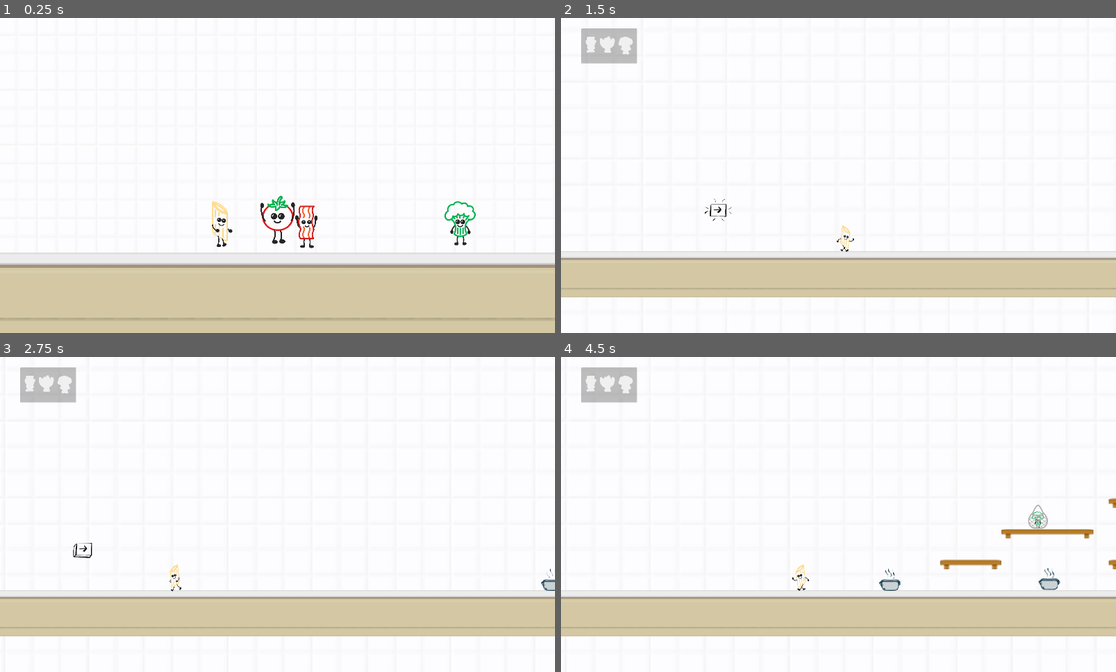
Above: before the commit, frames 1-4 (two rows, left to right).
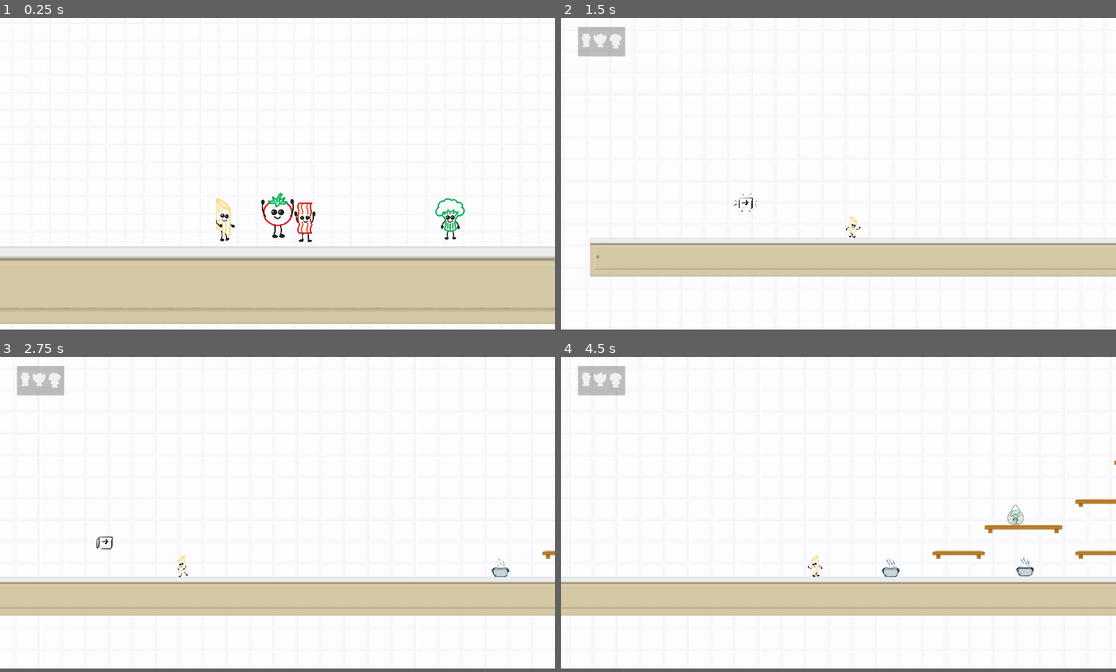
Above: after the commit, the same moments.

Repository: johannaeklundh/penneforyourlife
Game: Godot game, scene res://Assets/Scenes/IntroScene.tscn
Two runs of this game, one before a commit and one after it. Both use one fixed random seed, a clock stepped at 60 frames per second and the inputs below.
Inputs:
- Up to frame 1 (0.25 s): no input
- Up to frame 2 (1.5 s): hold Right (move_right) from 0.53 s (still down); tap E (interact) at 0.6, 1.35 s; tap Space (jump) at 0.77 s
- Up to frame 3 (2.75 s): tap Space (jump) at 1.52 s; release Right (move_right) at 2.03 s; hold Left (move_left) from 2.03 s (still down); tap E (interact) at 2.1 s
- Up to frame 4 (4.5 s): release Left (move_left) at 2.78 s; hold Right (move_right) 2.78-4.28 s; tap E (interact) at 2.85, 3.6, 4.35 s; tap Space (jump) at 3.02, 3.77 s; hold Left (move_left) from 4.28 s (still down)
In our replay, the window is 799x454 before the commit and 799x449 after it. These sizes can differ from the game's own. Grey fills any space a smaller window leaves; there, only what the larger window draws over its background counts as a difference.

The runs differ from the first frame. In frame 1, 8.5% of the frame differs, in the area x 0-100%, y 55-99%; in frame 2, 14%; in frame 3, 14%; in frame 4, 15%, in the area x 0-100%, y 2-89%.

Commit message:
friend follows after rescued and player dies

Diff:
--- a/Assets/Scenes/Areas/area_1.tscn
+++ b/Assets/Scenes/Areas/area_1.tscn
@@ -324,11 +324,12 @@
 
 [node name="Broccoli" parent="." groups=["friends"] instance=ExtResource("15_ttsc2")]
 position = Vector2(182, -74)
-friendIndex = 2
+friend_index = 2
 
 [node name="AI" type="Node2D" parent="Broccoli" node_paths=PackedStringArray("player")]
 script = ExtResource("12_5cg6o")
 player = NodePath("../../Player")
+friend_index = 2
 
 [node name="Bacon" parent="." groups=["friends"] instance=ExtResource("16_lbrap")]
 position = Vector2(362, -73)
@@ -341,11 +342,12 @@
 [node name="Tomato" parent="." groups=["friends"] instance=ExtResource("16_ttsc2")]
 position = Vector2(334, -152)
 friend_name = "tomato"
-friendIndex = 1
+friend_index = 1
 
 [node name="AI" type="Node2D" parent="Tomato" node_paths=PackedStringArray("player")]
 script = ExtResource("12_5cg6o")
 player = NodePath("../../Player")
+friend_index = 1
 
 [node name="ColorRect" type="ColorRect" parent="."]
 visible = false
--- a/Assets/Scenes/Areas/friend_slots.gd
+++ b/Assets/Scenes/Areas/friend_slots.gd
@@ -4,20 +4,11 @@
 @onready var glitter = [$Glitter1, $Glitter2, $Glitter3]
 @onready var camera: Camera2D = $"../../Player/Camera2D"
 
-#func _ready() -> void:
-	#for i in GameState.freed_friends.size():
-		#if GameState.freed_friends[i]:
-			#slots[i].visible = true
-			#var friend_node = slots[i].get_parent() # if the slot contains the friend node
-			#if friend_node and friend_node.has_method("_free_friend"):
-				#friend_node._free_friend()
-
 func _ready() -> void:
 	# On load, fill slots for already freed friends
 	for i in GameState.freed_friends.size():
 		if GameState.freed_friends[i]:
 			fill_slot(i)
-
 
 func _on_bacon_freed_friend(friend: Node2D) -> void:
 	GameState.freed_friends[0] = true
@@ -54,7 +45,6 @@
 	var tween = create_tween()
 	tween.tween_property(sprite, "position", slots[index].position, 0.9).set_trans(Tween.TRANS_SINE).set_ease(Tween.EASE_OUT)
 
-	#tween.tween_property(sprite, "global_position", slots[index].global_position, 0.8)
 	tween.finished.connect(func():
 		sprite.queue_free()
 		fill_slot(index)
--- a/Assets/Scenes/IntroScene.tscn
+++ b/Assets/Scenes/IntroScene.tscn
@@ -232,7 +232,7 @@
 "times": PackedFloat32Array(0, 5.5, 6),
 "transitions": PackedFloat32Array(1, 1, 1),
 "update": 0,
-"values": [Vector2(5, 5), Vector2(5, 5), Vector2(5.2, 5.2)]
+"values": [Vector2(5.6, 5.6), Vector2(5.6, 5.6), Vector2(5.2, 5.2)]
 }
 tracks/16/type = "value"
 tracks/16/imported = false
@@ -496,9 +496,8 @@
 z_index = -1000
 
 [node name="Camera2D" type="Camera2D" parent="."]
-position = Vector2(-96.5271, -8.27375)
 offset = Vector2(0, -45)
-zoom = Vector2(5.2, 5.2)
+zoom = Vector2(5.6, 5.6)
 
 [node name="AnimationPlayer" type="AnimationPlayer" parent="."]
 libraries = {
@@ -510,7 +509,7 @@
 position = Vector2(171, -161)
 scale = Vector2(0.08, 0.08)
 sprite_frames = SubResource("SpriteFrames_2c1is")
-animation = &"stuck"
+animation = &"idle"
 offset = Vector2(0, -50)
 
 [node name="hand" type="AnimatedSprite2D" parent="."]
@@ -518,34 +517,33 @@
 rotation = -2.49582
 scale = Vector2(0.25, 0.25)
 sprite_frames = SubResource("SpriteFrames_8722x")
-animation = &"close"
+animation = &"open"
 
 [node name="pasta" type="AnimatedSprite2D" parent="."]
-position = Vector2(-140, -12)
+position = Vector2(-30, -13)
 scale = Vector2(0.05, 0.05)
 sprite_frames = SubResource("SpriteFrames_dsaqx")
-animation = &"sad"
-flip_h = true
+animation = &"idle"
 
 [node name="broccoli" type="AnimatedSprite2D" parent="."]
-position = Vector2(286, -39)
+position = Vector2(115, -13)
 scale = Vector2(0.07, 0.07)
 sprite_frames = SubResource("SpriteFrames_ugq5c")
-animation = &"stuck"
+animation = &"idle"
 
 [node name="bacon" type="AnimatedSprite2D" parent="."]
-position = Vector2(31, -218)
+position = Vector2(27, -12)
 scale = Vector2(0.07, 0.07)
 sprite_frames = SubResource("SpriteFrames_50gjr")
-animation = &"stuck"
+animation = &"idle"
 autoplay = "idle"
 
 [node name="hand2" type="AnimatedSprite2D" parent="."]
-position = Vector2(35, -270)
+position = Vector2(35, -275)
 rotation = -3.08574
 scale = Vector2(0.25, 0.25)
 sprite_frames = SubResource("SpriteFrames_8722x")
-animation = &"close"
+animation = &"open"
 flip_h = true
 
 [node name="hand3" type="AnimatedSprite2D" parent="."]
@@ -553,4 +551,4 @@
 rotation = -1.82387
 scale = Vector2(0.25, 0.25)
 sprite_frames = SubResource("SpriteFrames_8722x")
-animation = &"close"
+animation = &"open"
--- a/Assets/Scenes/spoon_goal.tscn
+++ b/Assets/Scenes/spoon_goal.tscn
@@ -10,7 +10,6 @@
 
 [node name="CollisionShape2D" type="CollisionShape2D" parent="."]
 rotation = -1.78896
-scale = Vector2(1, 1)
 shape = SubResource("CapsuleShape2D_r4fg7")
 
 [node name="Sprite2D" type="Sprite2D" parent="."]
--- a/Assets/Scripts/follower.gd
+++ b/Assets/Scripts/follower.gd
@@ -3,11 +3,14 @@
 @export var speed := 100.0
 @export var gravity := 800.0
 @export var player: Node2D
+@export var friend_index := 0
 
 var is_rescued := false
 var tree_root
 
 func _ready() -> void:
+	if GameState.freed_friends[friend_index]:
+		is_rescued = true
 	_build_behavior_tree()
 
 func _physics_process(delta: float) -> void:
--- a/Assets/Scripts/friend.gd
+++ b/Assets/Scripts/friend.gd
@@ -8,17 +8,19 @@
 
 @export var friend_name: String = "broccoli"
 @export var freed := false
-@export var friendIndex := 0
+@export var friend_index := 0
 
 var player_near := false
-#var freed := false
 var press_count := 0
 const PRESS_LIMIT := 5
 
 signal freed_friend(friend)
 
 func _ready() -> void:
-	if GameState.freed_friends[friendIndex]:
+
+	freed = GameState.freed_friends[friend_index]
+
+	if freed:
 		anim_sprite.play("idle")
 	else:
 		anim_sprite.play("stuck")
@@ -55,26 +57,15 @@
 		rope_bar.hide()
 
 func _free_friend() -> void:
-	#freed = true
-	#anim_sprite.play("idle")
-	#
 	freed = true
 	anim_sprite.play("idle")
+
+	GameState.freed_friends[friend_index] = true
 
 	var ai = get_node("AI")
 	ai.rescue()   # <-- anropar rätt metod i follower.gd
 	print("Friend is freed!")
 
-	## notify the HUD manager
-	#var hud = get_tree().get_first_node_in_group("HUDManager")
-	#if hud:
-		#hud.send_friend_to_hud(self, friend_name)
-	#
-	## remove from the level after some delay
-	#await get_tree().create_timer(3.0).timeout
-	#queue_free()
-
-	#emit_signal("freed_friend", self)
 	freed_friend.emit(self)
 	print(friend_name, " is freed!")
 
--- a/project.godot
+++ b/project.godot
@@ -20,8 +20,8 @@
 
 [display]
 
-window/size/viewport_width=1620
-window/size/viewport_height=920
+window/size/viewport_width=1920
+window/size/viewport_height=1080
 
 [input]
 
